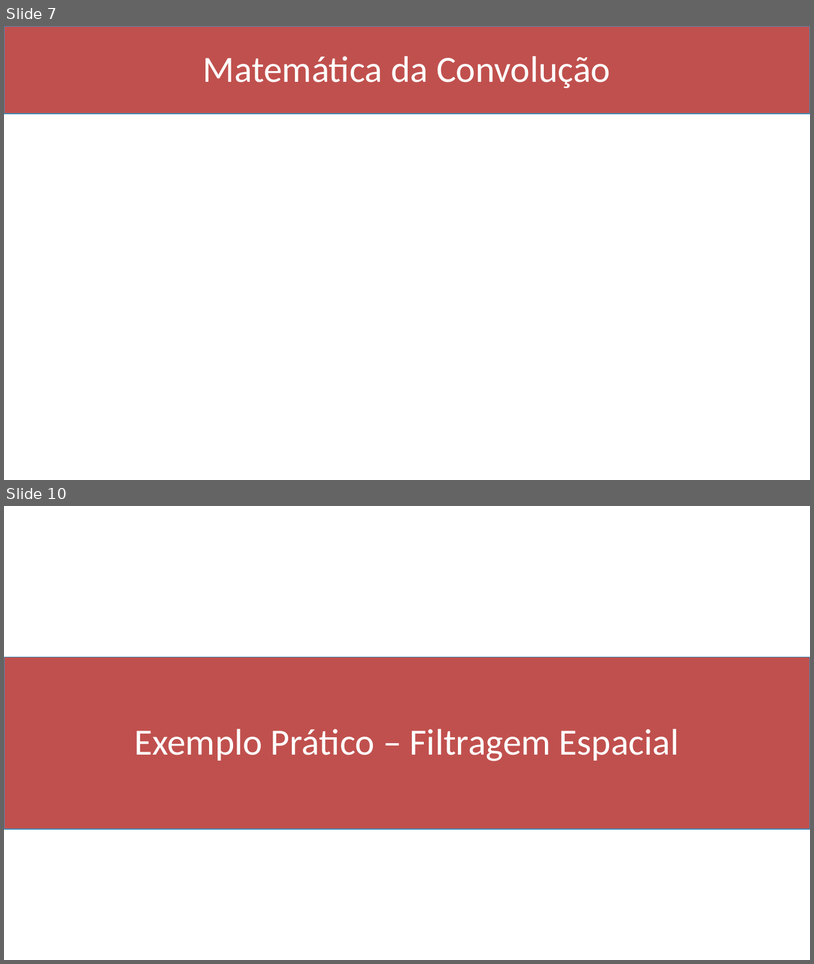
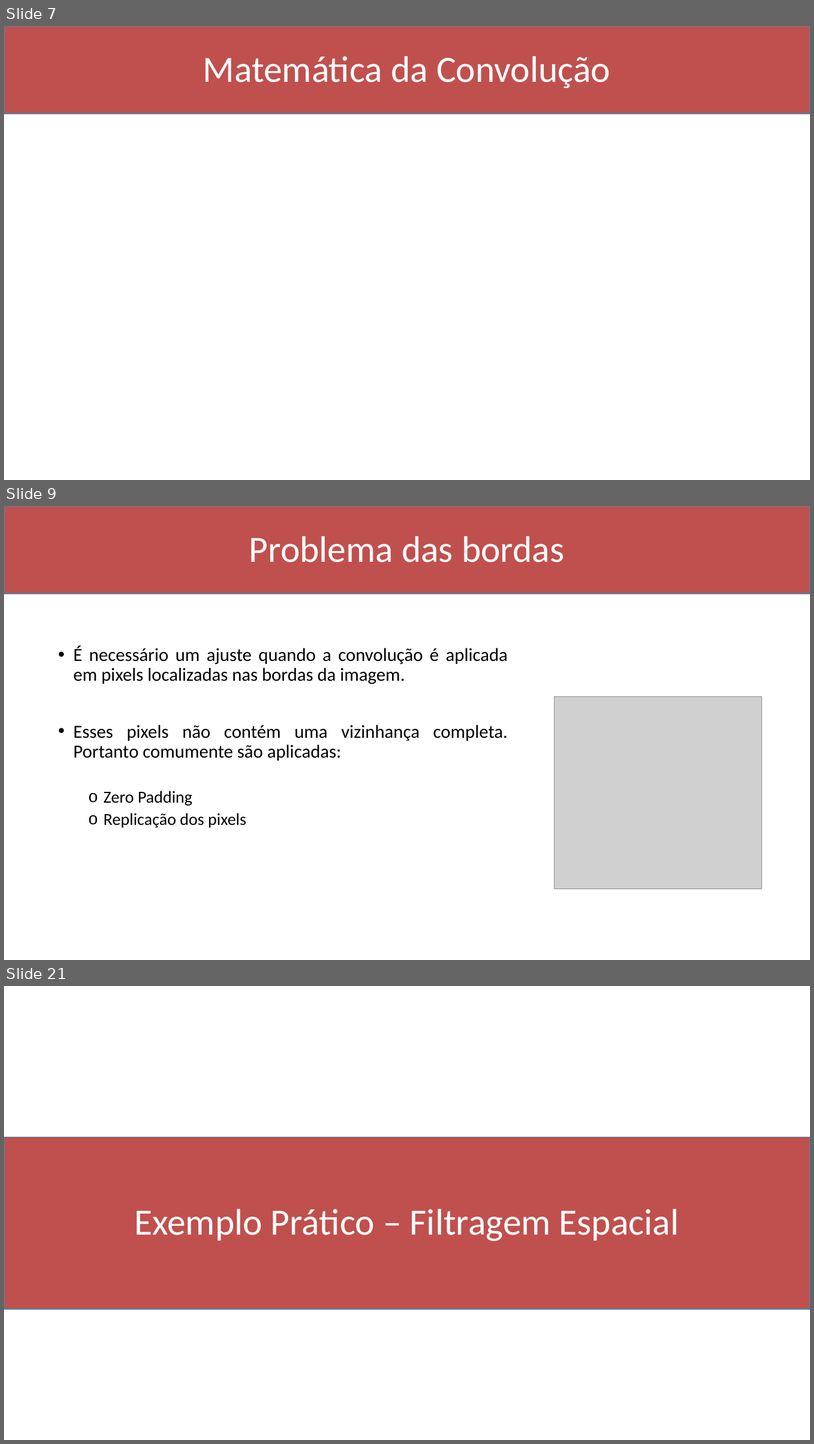
Before and after one commit to Marcio-Salmazo/Aulas, a slide deck: UNIUBE-PDI/Slides/05 - Convolucao.pptx. Shown one above the other, each under a label of ours: slides 7 and 10 before the commit, slides 7, 9 and 21 after it; the slides between them are not shown. The pictures are 814x964 and 814x1444 pixels, drawn with LibreOffice and Linux fonts; fonts in the diff are those of the drawing; grey boxes stand for pictures. Boxes give left, top, right and bottom in pixels: in the first picture for what was removed or moved away, otherwise in the second. Text is boxed around its words. In the diff, an @@ line names an element or a change of style, - is before the commit and + after.

Commit message:
Aula de convolução

```diff
--- a/UNIUBE-PDI/Slides/05 - Convolucao.pptx
+++ b/UNIUBE-PDI/Slides/05 - Convolucao.pptx
@@ slide 9 added at (4,506,810,960), background #FFFFFF @@
@@ rectangle added at (4,506,810,594), fill #C0504D, outline #418AB3 1 pt @@
@@ title added at (249,536,564,562), 44 pt, text #FFFFFF @@
+Problema das bordas
@@ text added at (74,645,508,828), 22 pt, text #000000 @@
+• É necessário um ajuste quando a convolução é aplicada em pixels localizadas nas bordas da imagem.
+• Esses pixels não contém uma vizinhança completa. Portanto comumente são aplicadas:
+  o Zero Padding
+  o Replicação dos pixels
@@ picture added at (555,697,762,888) @@
@@ what was slide 10 is now slide 21 @@
```
Also in this commit, not shown: 2 slides changed, 10 other slides added, 2 other files.
